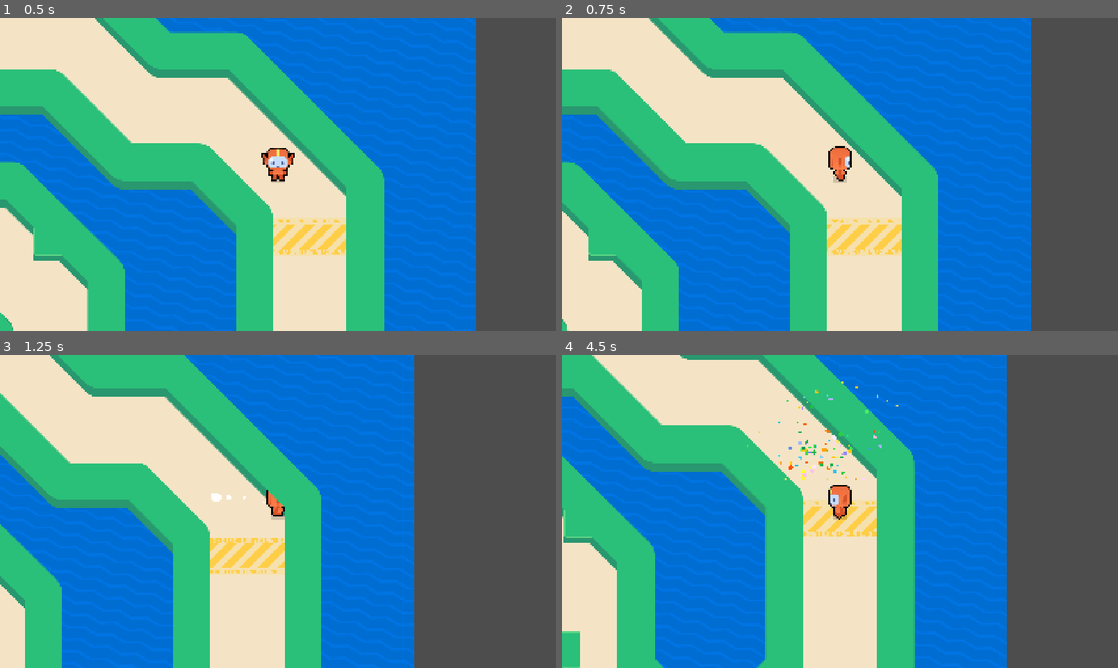
Above: before the commit, frames 1-4 (two rows, left to right).
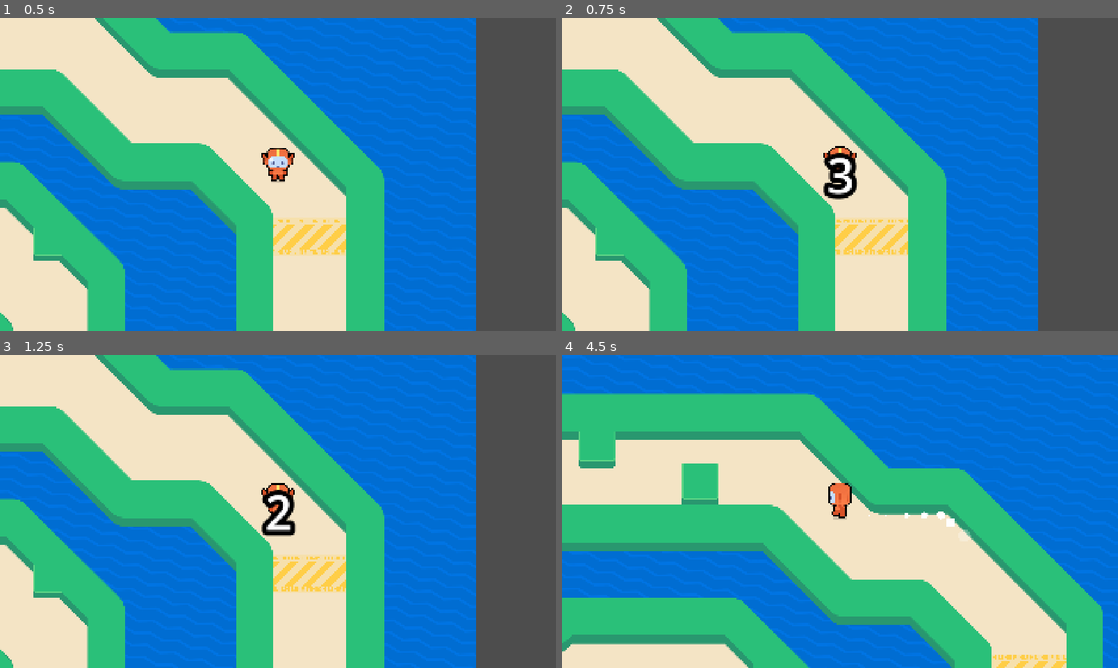
Above: after the commit, the same moments.

Repository: vilu350/M9-Top-Down-Movement
Game: Godot game, scene res://lessons/game.tscn
The game is run twice, just before and just after one commit, with the same random seed, the same clock (stepped at 60 frames per second) and the same inputs. The project has no main scene, so this scene is started directly.
Inputs (mouse positions are in pixels of both pictures, inside the frame that each line leads up to):
- Up to frame 1 (0.5 s): no input
- Up to frame 2 (0.75 s): tap Enter at 0.5 s; move the mouse to (962, 158) at 0.52 s; hold Right (move_right) from 0.53 s (still down); tap Z at 0.6 s; click (962, 158) at 0.67 s
- Up to frame 3 (1.25 s): keep holding Right (move_right); tap Space at 0.77 s
- Up to frame 4 (4.5 s): move the mouse to (728, 527) at 1.27 s; release Right (move_right) at 1.28 s; hold Down (move_down) 1.28-2.03 s; tap Z every 0.75 s from 1.35 to 4.35 s; tap Space at 1.52, 3.02, 3.77 s; move the mouse to (895, 442) at 2.02 s; hold Right (move_right) 2.03-2.78 s; move the mouse to (812, 574) at 2.77 s; hold Up (move_up) 2.78-3.53 s; click (812, 574) at 2.92 s; move the mouse to (1006, 558) at 3.52 s; hold Left (move_left) from 3.53 s (still down); move the mouse to (673, 464) at 4.27 s

Frame 1 is identical in both runs. In frame 2, 11% of the frame differs, in the area x 0-86%, y 0-100%; in frame 3, 51%; in frame 4, 76%, in the area x 0-100%, y 0-100%.

Commit message:
Finished M9L9

Diff:
--- a/lessons/game.gd
+++ b/lessons/game.gd
@@ -1,6 +1,8 @@
 extends Node2D
 
 @onready var _finish_line: FinishLine = %FinishLine
+@onready var _runner: Runner = %Runner
+@onready var _count_down: CountDown = %CountDown
 
 
 func _ready() -> void:
@@ -14,13 +16,18 @@
 			_finish_line.global_position
 			+ Vector2(0, 64)
 		)
-
 		runner.walk_to(destination_position)
 		runner.walked_to.connect(
 			_finish_line.pop_confettis
 		)
 	)
-
 	_finish_line.confettis_finished.connect(
 		get_tree().reload_current_scene.call_deferred
 	)
+
+	_count_down.start_counting()
+	_runner.set_physics_process(false)
+	_count_down.counting_finished.connect(
+		func() -> void:
+			_runner.set_physics_process(true)
+	)
--- a/lessons/game.tscn
+++ b/lessons/game.tscn
@@ -6,6 +6,8 @@
 [ext_resource type="Texture2D" uid="uid://5vl7p0xb7nd8" path="res://assets/circuit_background.png" id="3_gkp25"]
 [ext_resource type="PackedScene" uid="uid://ctfrkukdhiywq" path="res://lessons/circuit.tscn" id="4_sepuf"]
 [ext_resource type="PackedScene" uid="uid://xl56q8amb611" path="res://assets/finish_line/finish_line.tscn" id="5_sepuf"]
+[ext_resource type="Theme" uid="uid://cdcyvsn1fp8wa" path="res://assets/countdown/count_down_theme.tres" id="7_viysf"]
+[ext_resource type="Script" uid="uid://57e8080cpukf" path="res://assets/countdown/count_down.gd" id="8_tpjcj"]
 
 [node name="Game" type="Node2D"]
 y_sort_enabled = true
@@ -17,7 +19,13 @@
 metadata/_edit_lock_ = true
 
 [node name="Runner" parent="." instance=ExtResource("1_yasw7")]
+unique_name_in_owner = true
 position = Vector2(1234, -316)
+
+[node name="FinishLine" parent="." instance=ExtResource("5_sepuf")]
+unique_name_in_owner = true
+position = Vector2(1344, -190)
+area_width = 256
 
 [node name="SimpleObstacle" parent="." instance=ExtResource("2_4o7yg")]
 position = Vector2(386, 283)
@@ -43,7 +51,24 @@
 [node name="Circuit" parent="." instance=ExtResource("4_sepuf")]
 metadata/_edit_lock_ = true
 
-[node name="FinishLine" parent="." instance=ExtResource("5_sepuf")]
+[node name="CanvasLayer" type="CanvasLayer" parent="."]
+
+[node name="CountDown" type="Label" parent="CanvasLayer"]
 unique_name_in_owner = true
-position = Vector2(1344, -190)
-area_width = 256
+anchors_preset = 8
+anchor_left = 0.5
+anchor_top = 0.5
+anchor_right = 0.5
+anchor_bottom = 0.5
+offset_left = -82.5
+offset_top = -109.5
+offset_right = 82.5
+offset_bottom = 109.5
+grow_horizontal = 2
+grow_vertical = 2
+theme = ExtResource("7_viysf")
+text = "Hi"
+horizontal_alignment = 1
+vertical_alignment = 1
+script = ExtResource("8_tpjcj")
+metadata/_custom_type_script = "uid://57e8080cpukf"
Not shown: 1 places in lessons/game.tscn that only renumber resources
